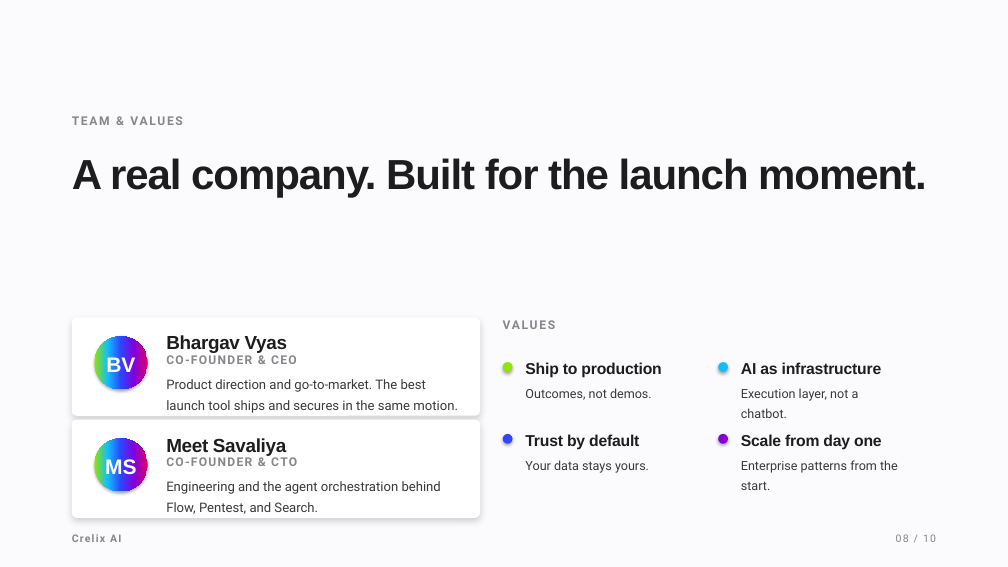
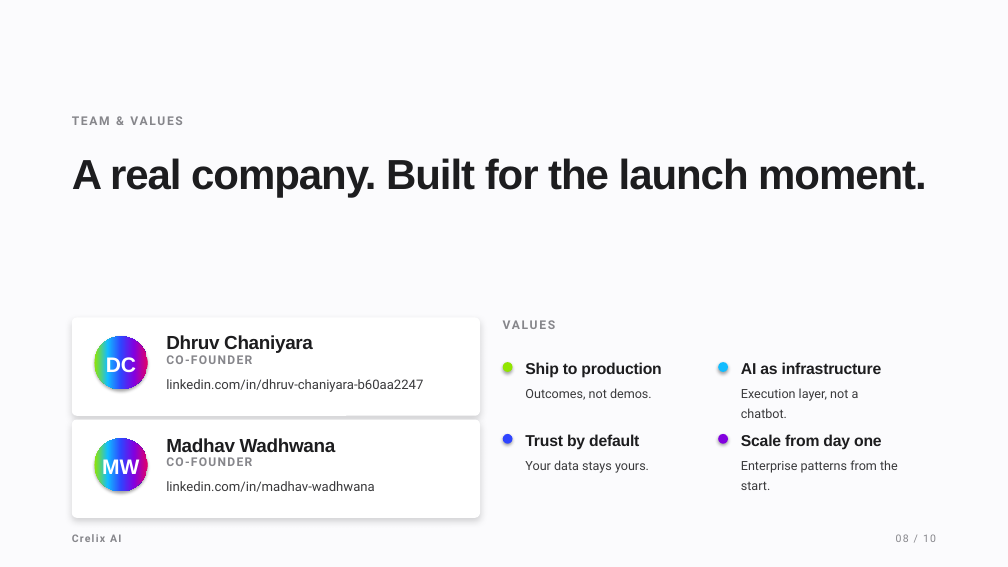
Before and after one commit to Vivkzz/Crelix, a slide deck: slide 8 of data/Crelix-AI-Pitch.pptx. Drawn at 1008x567 pixels with LibreOffice and Linux fonts; fonts in the diff are those of the drawing. Boxes give left, top, right and bottom in pixels: in the first picture for what was removed or moved away, otherwise in the second. Text is boxed around its words. In the diff, an @@ line names an element or a change of style, - is before the commit and + after.

```diff
--- a/data/Crelix-AI-Pitch.pptx
+++ b/data/Crelix-AI-Pitch.pptx
@@ text at (x1=106, y1=356, x2=136, y2=377): text changed @@
-BV
+DC
@@ text at (x1=166, y1=355, x2=252, y2=364): text changed @@
-CO-FOUNDER & CEO
+CO-FOUNDER
@@ text at (x1=166, y1=335, x2=313, y2=353): text changed @@
-Bhargav Vyas
+Dhruv Chaniyara
@@ text at (x1=166, y1=379, x2=423, y2=392): text changed @@
-Product direction and go-to-market. The best launch tool ships and secures in the same motion.
+linkedin.com/in/dhruv-chaniyara-b60aa2247
@@ text at (x1=166, y1=438, x2=336, y2=452): text changed @@
-Meet Savaliya
+Madhav Wadhwana
@@ text at (x1=102, y1=458, x2=139, y2=479): text changed @@
-MS
+MW
@@ text at (x1=166, y1=457, x2=252, y2=466): text changed @@
-CO-FOUNDER & CTO
+CO-FOUNDER
@@ text at (x1=166, y1=481, x2=374, y2=492): text changed @@
-Engineering and the agent orchestration behind Flow, Pentest, and Search.
+linkedin.com/in/madhav-wadhwana
```
Also in this commit, not shown: 4 other files.
